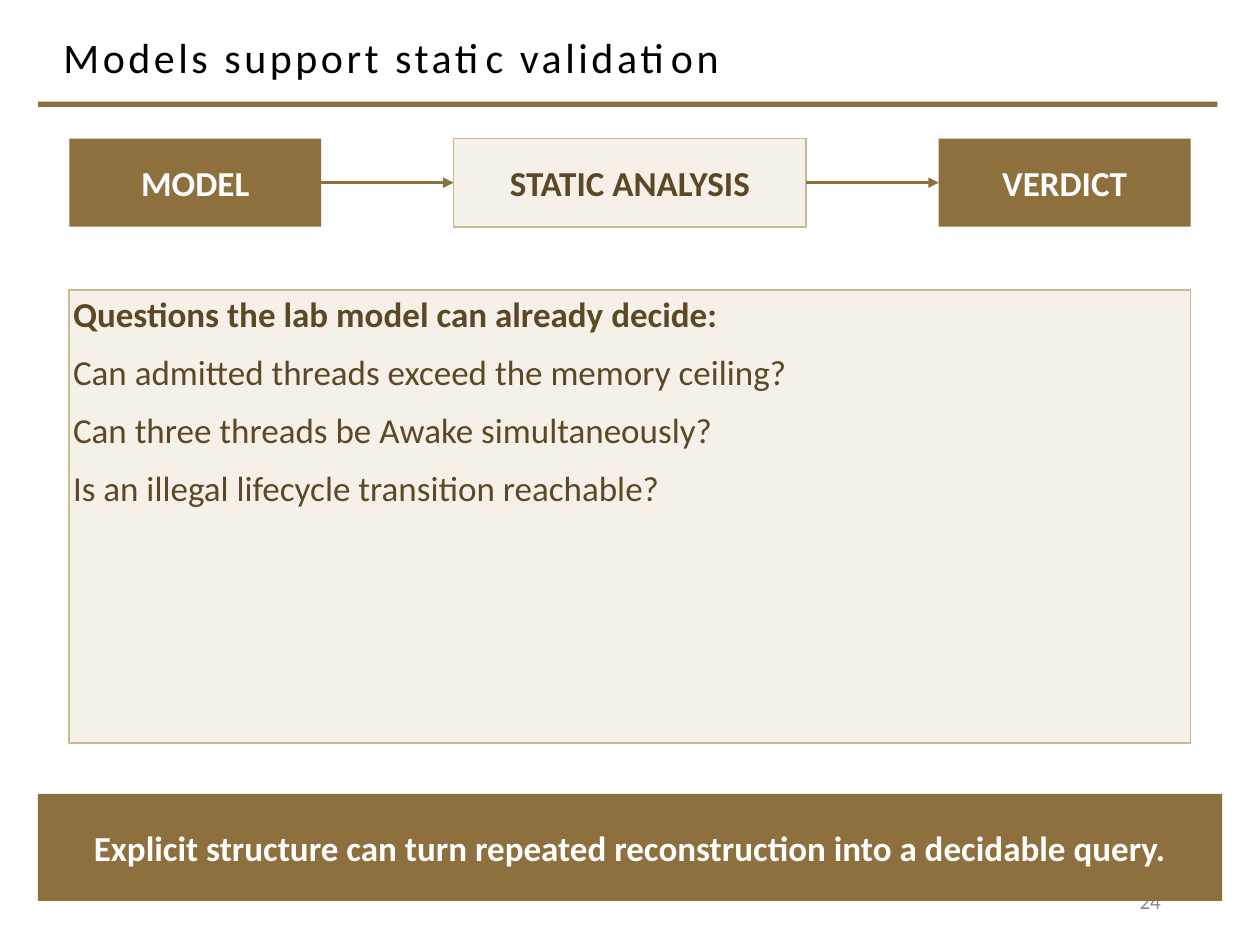
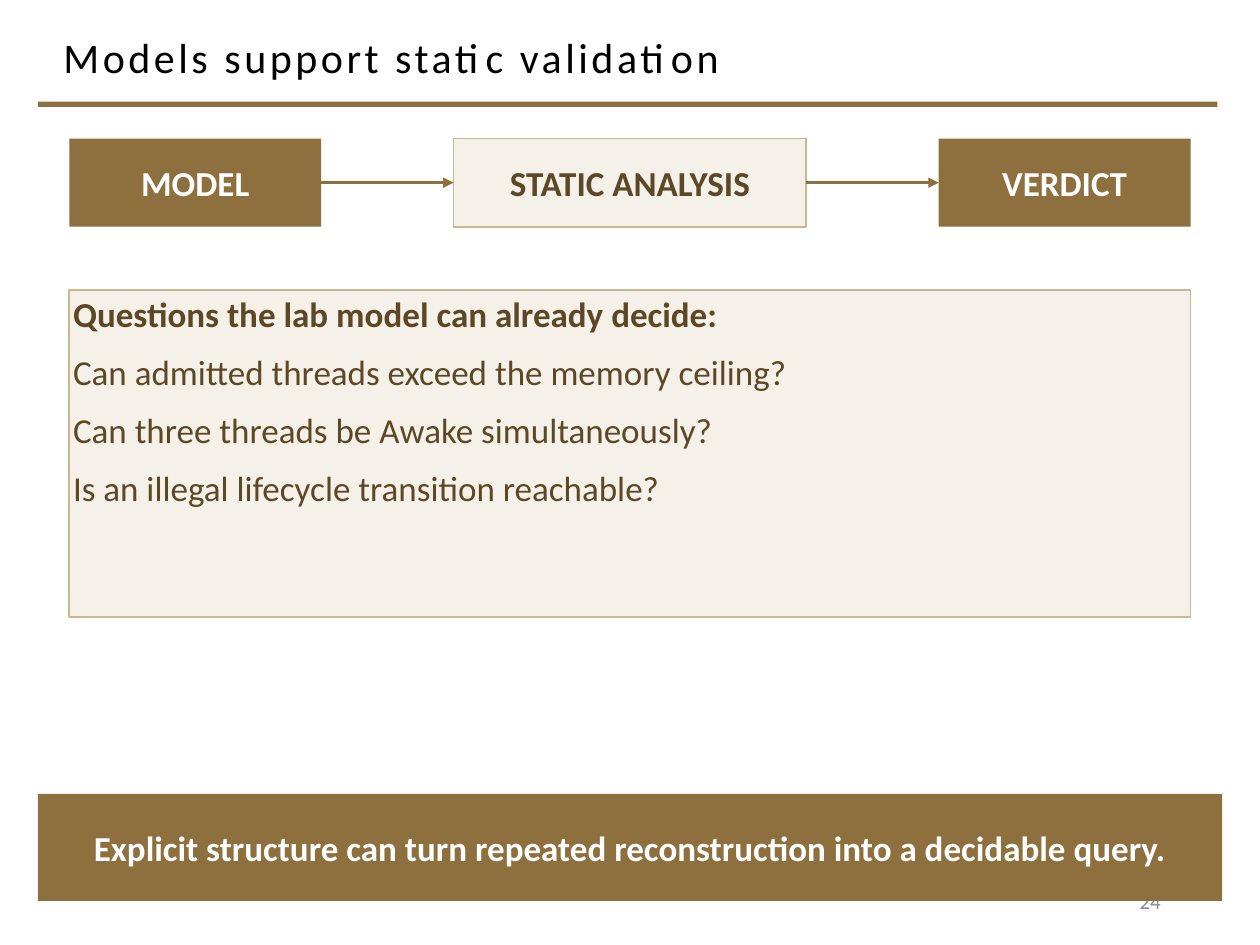
Before and after one commit to davisjam/model-based-agentic-software-engineering, a slide deck: slide 24 of course/lectures/act-2-delegation-and-control/03-alignment/2-3-Alignment.pptx. Drawn at 1260x945 pixels with LibreOffice and Linux fonts; fonts in the diff are those of the drawing; background and template pictures are left out. Boxes give left, top, right and bottom in pixels: in the first picture for what was removed or moved away, otherwise in the second. Text is boxed around its words. In the diff, an @@ line names an element or a change of style, - is before the commit and + after.

Commit message:
deck 2-3: slide-number cache refresh (17 corrected) + render-QA fixups (static-questions box height, CONSEQUENCE box padding)

```diff
--- a/course/lectures/act-2-delegation-and-control/03-alignment/2-3-Alignment.pptx
+++ b/course/lectures/act-2-delegation-and-control/03-alignment/2-3-Alignment.pptx
@@ rectangle "Questions the lab model can ...": place and size @@
-rectangle "Questions the lab model can ..." at [69, 290, 1191, 743]
+rectangle "Questions the lab model can ..." at [69, 290, 1191, 617]
```
Also in this commit, not shown: 1 other slide changed.
